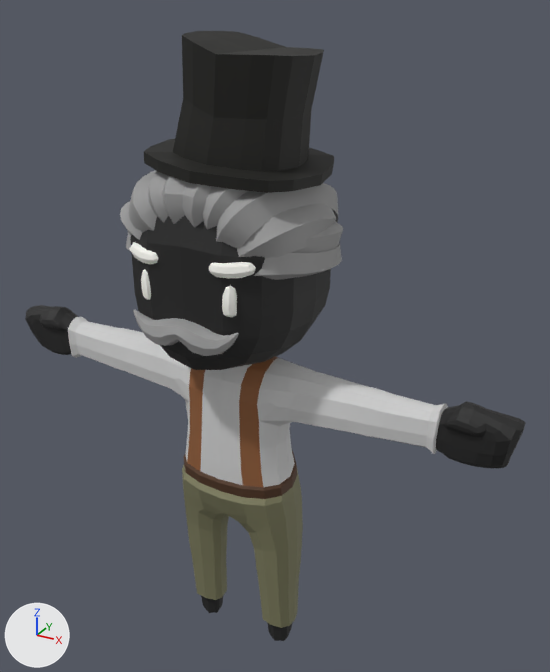
Two versions of the glTF model games/unrecalled/art/models/foreman.glb, one commit apart.
Before and after are seen from a camera (50 mm lens) standing at (2.11, -3.38, 3.89) and looking at (0.14, 0.2, 2.1). Lighting does not change. The marker at lower left points along +X, +Y and +Z. The picture after the commit comes second.

The first picture shows 'Body'.
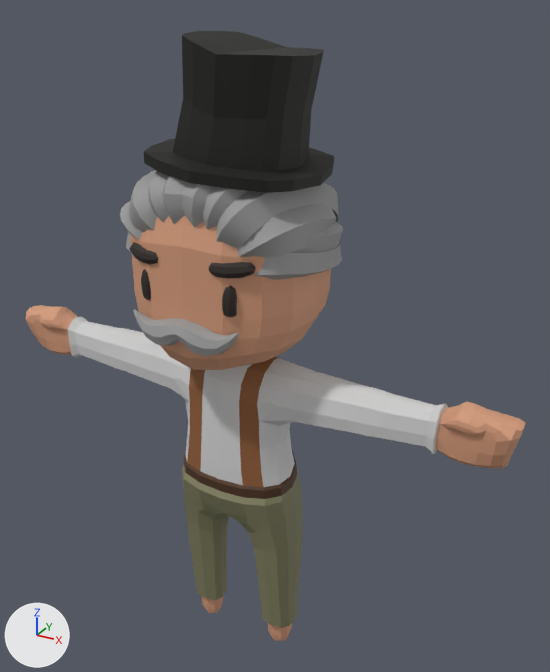
What differs and where, as boxes [x1, y1, x2, y2] in the pictures (550 x 672 px):
'Body', recoloured
    both: [25, 212, 526, 641]

The change, as a diff of the scene's bpy script:
```diff
--- a/games/unrecalled/art/models/foreman.glb.py
+++ b/games/unrecalled/art/models/foreman.glb.py
@@ mat_skin @@
 mat_skin = principled_material('Skin')
-mat_skin.base_color = (0.0134, 0.0134, 0.0134)  # black #1f1f1f
+mat_skin.base_color = (0.651, 0.323, 0.195)  # beige #d39a7a
 mat_skin.roughness = 0.69
@@ mat_face @@
 mat_face = principled_material('Face')
-mat_face.base_color = (1.0, 1.0, 0.94)  # white #fffff8
+mat_face.base_color = (0.0242, 0.0176, 0.0144)  # black #2b2420
 mat_face.roughness = 0.69
```
